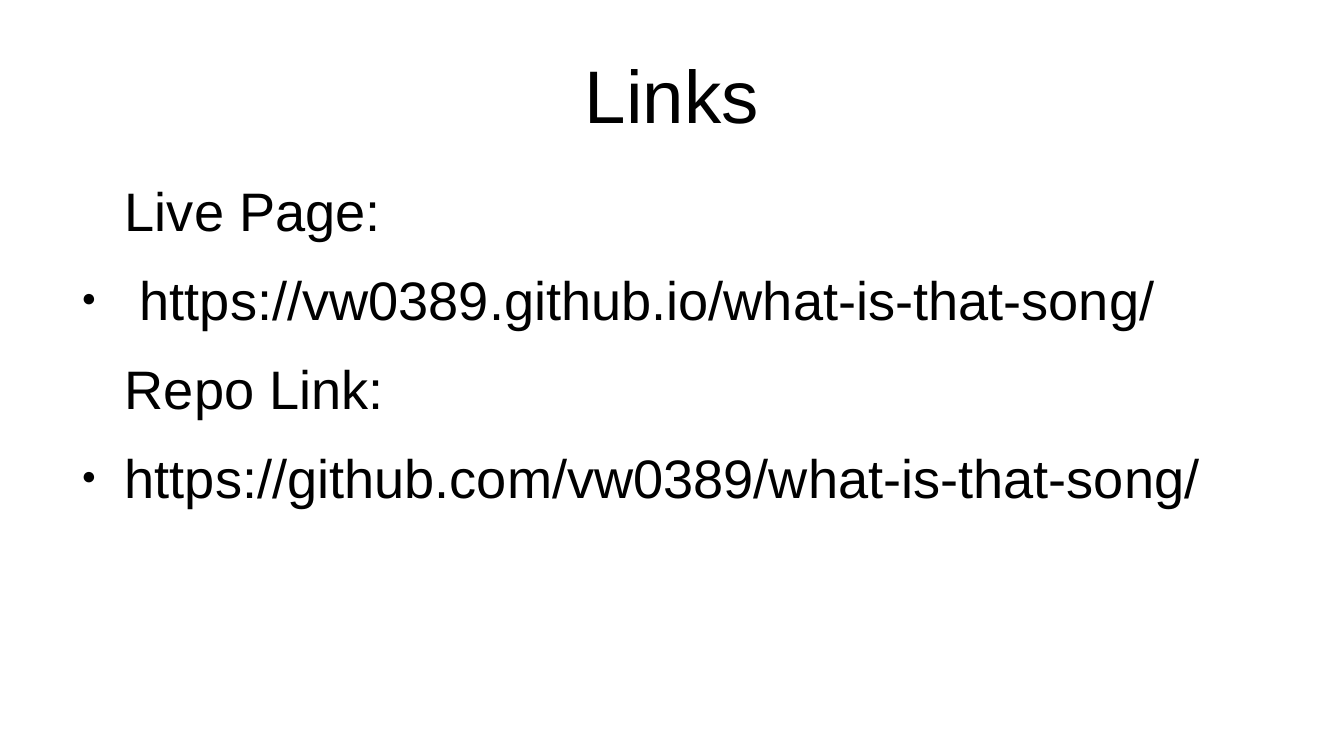
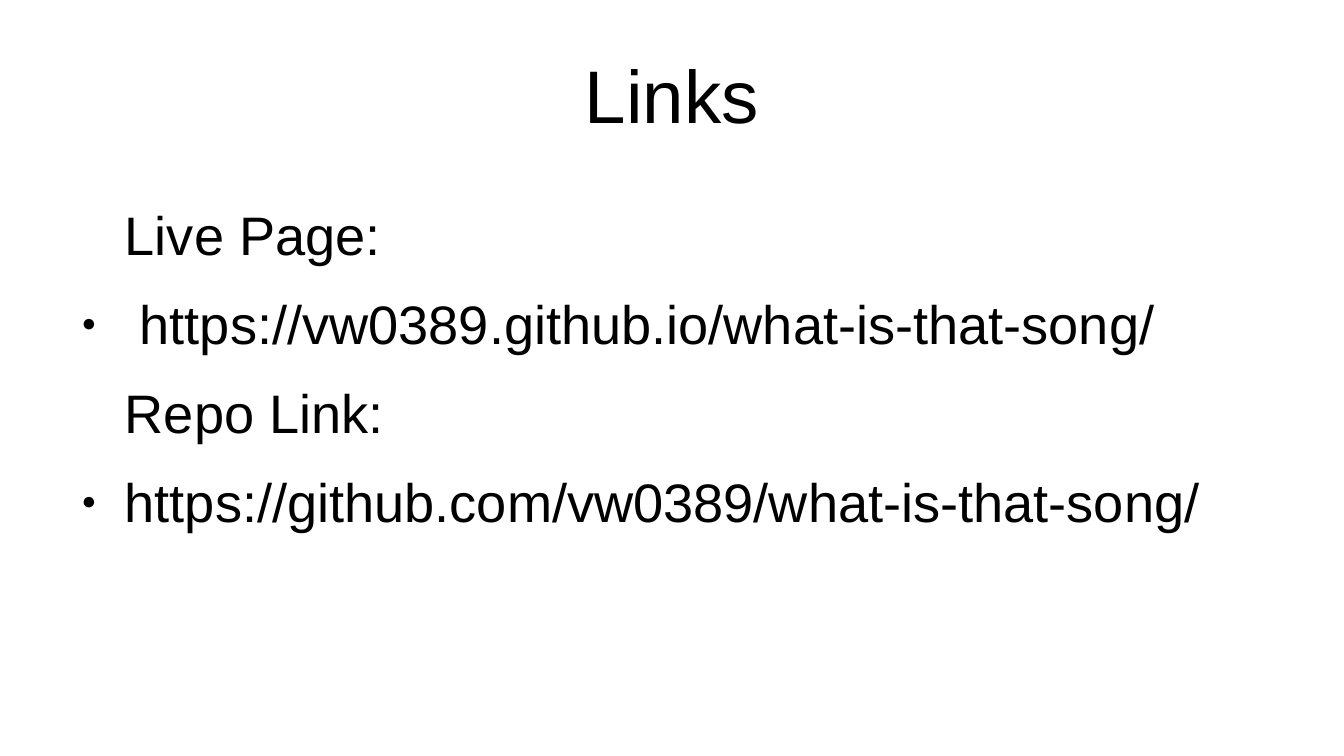
Before and after one commit to alexm1937/what-is-that-song, a slide deck: slide 13 of presentation.odp (slide 10 before the commit). Drawn at 1344x756 pixels with LibreOffice and Linux fonts; fonts in the diff are those of the drawing. Boxes give left, top, right and bottom in pixels: in the first picture for what was removed or moved away, otherwise in the second. Text is boxed around its words. In the diff, an @@ line names an element or a change of style, - is before the commit and + after.

Commit message:
updated presentation

```diff
--- a/presentation.odp
+++ b/presentation.odp
@@ text "Live Page:": place and size @@
-text "Live Page:" at box(125, 191, 1200, 507)
+text "Live Page:" at box(125, 215, 1200, 532)
```
Also in this commit, not shown: 5 slides added, 2 slides removed, 1 other file.
